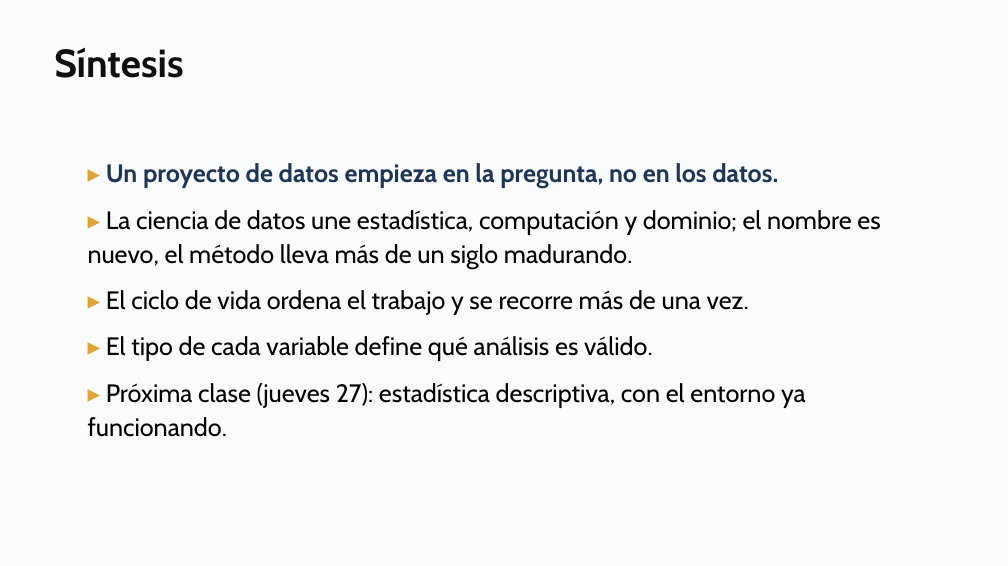
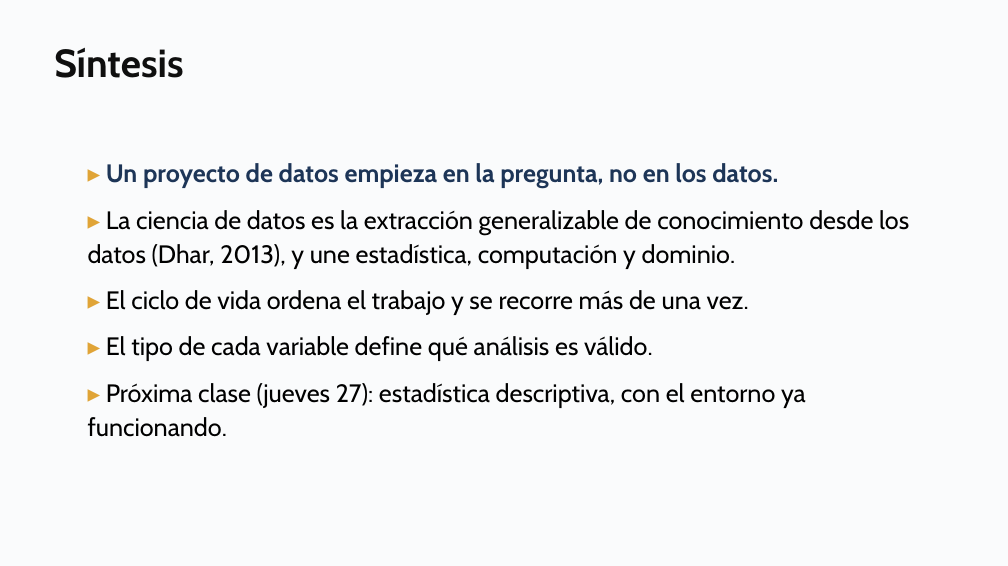
Before and after one commit to daniopitz/diplomado-cdd, a slide deck: slide 38 of presentaciones/clase01_fundamentos_ecosistema.pptx (slide 37 before the commit). Drawn at 1008x566 pixels with LibreOffice and Linux fonts; fonts in the diff are those of the drawing. Boxes give left, top, right and bottom in pixels: in the first picture for what was removed or moved away, otherwise in the second. Text is boxed around its words. In the diff, an @@ line names an element or a change of style, - is before the commit and + after.

```diff
--- a/presentaciones/clase01_fundamentos_ecosistema.pptx
+++ b/presentaciones/clase01_fundamentos_ecosistema.pptx
@@ text at [88,210,909,269]: text changed @@
-▸ La ciencia de datos une estadística, computación y dominio; el nombre es nuevo, el método lleva más de un siglo madurando.
+▸ La ciencia de datos es la extracción generalizable de conocimiento desde los datos (Dhar, 2013), y une estadística, computación y dominio.
```
Also in this commit, not shown: 9 other slides changed, 2 slides added, 1 other file.
